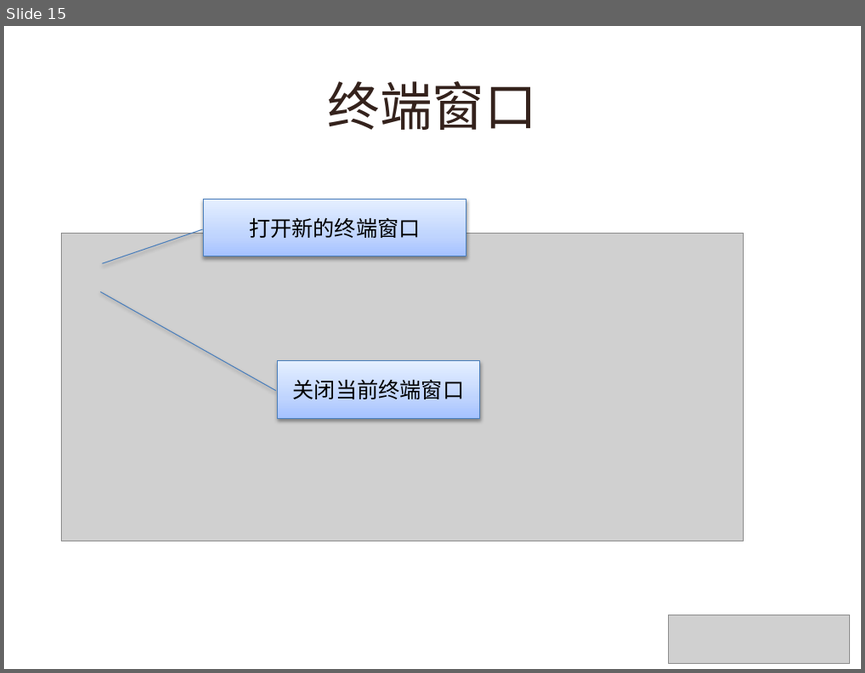
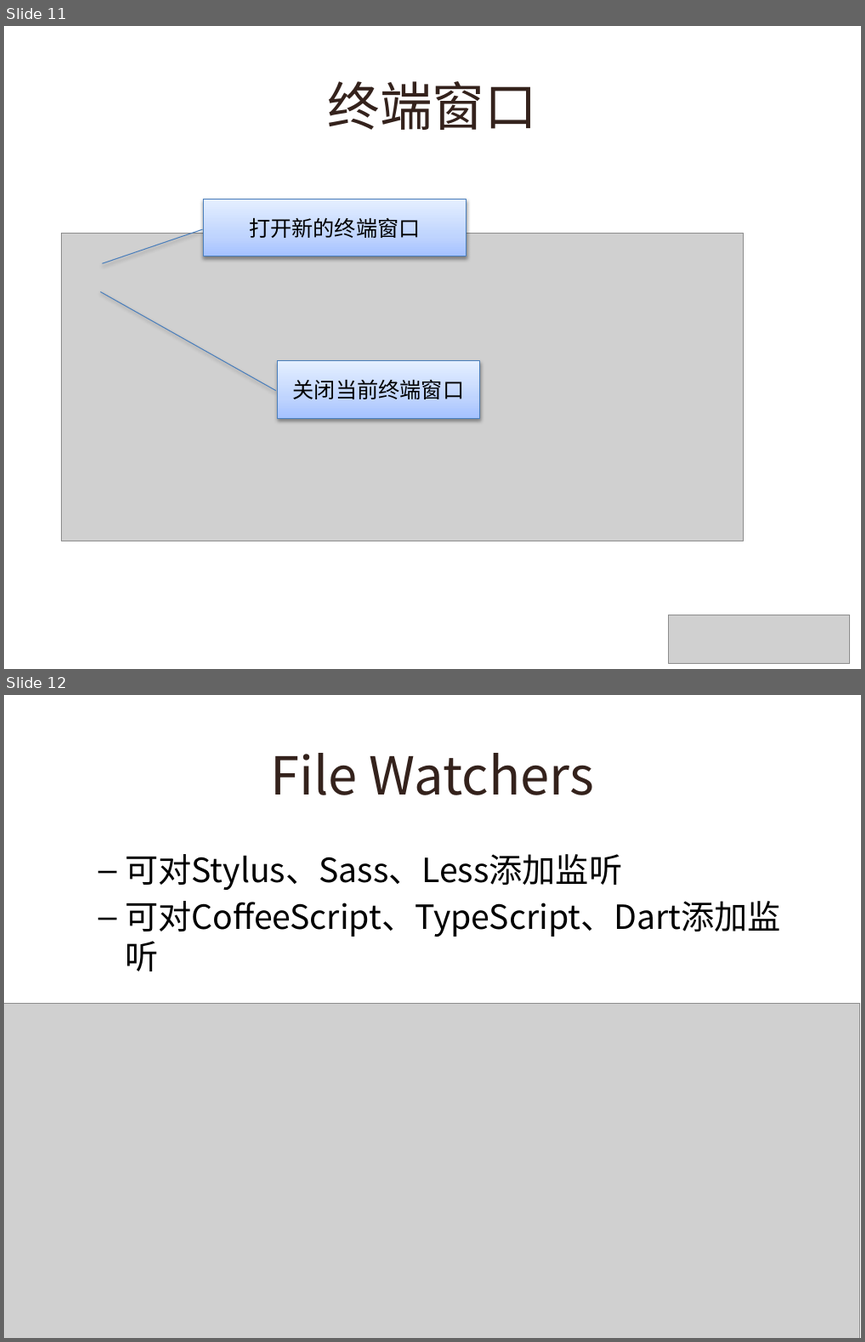
Before and after one commit to lynzz/myshare, a slide deck: 201311/webstorm.pptx. Shown one above the other, each under a label of ours: slide 15 before the commit, slides 11 and 12 after it. The pictures are 865x673 and 865x1342 pixels, drawn with LibreOffice and Linux fonts; fonts in the diff are those of the drawing; grey boxes stand for pictures; background and template pictures are left out. Boxes give left, top, right and bottom in pixels: in the first picture for what was removed or moved away, otherwise in the second. Text is boxed around its words. In the diff, an @@ line names an element or a change of style, - is before the commit and + after.

```diff
--- a/201311/webstorm.pptx
+++ b/201311/webstorm.pptx
@@ slide 12 added at [4, 695, 861, 1338], background picture (left out) @@
@@ title added at [270, 753, 595, 795], 44 pt, text #34221C @@
+File Watchers
@@ text added at [125, 854, 780, 936], 28 pt, text #000000 @@
+  – 可对Stylus、Sass、Less添加监听
+  – 可对CoffeeScript、TypeScript、Dart添加监听
@@ picture added at [4, 1003, 860, 1338] @@
@@ what was slide 15 is now slide 11 @@
```
Also in this commit, not shown: 4 slides changed, 2 other slides added, 3 slides removed.
